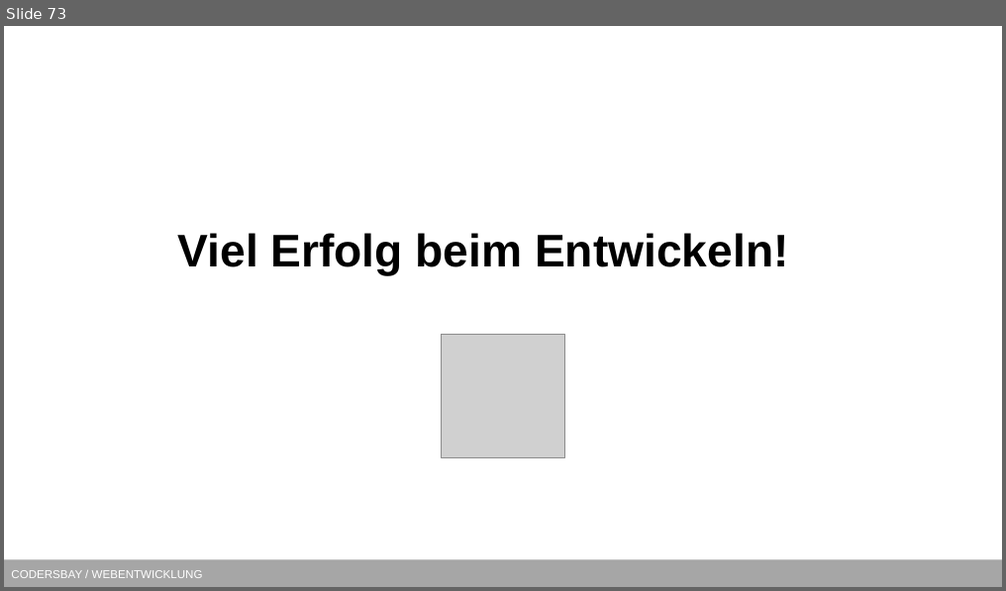
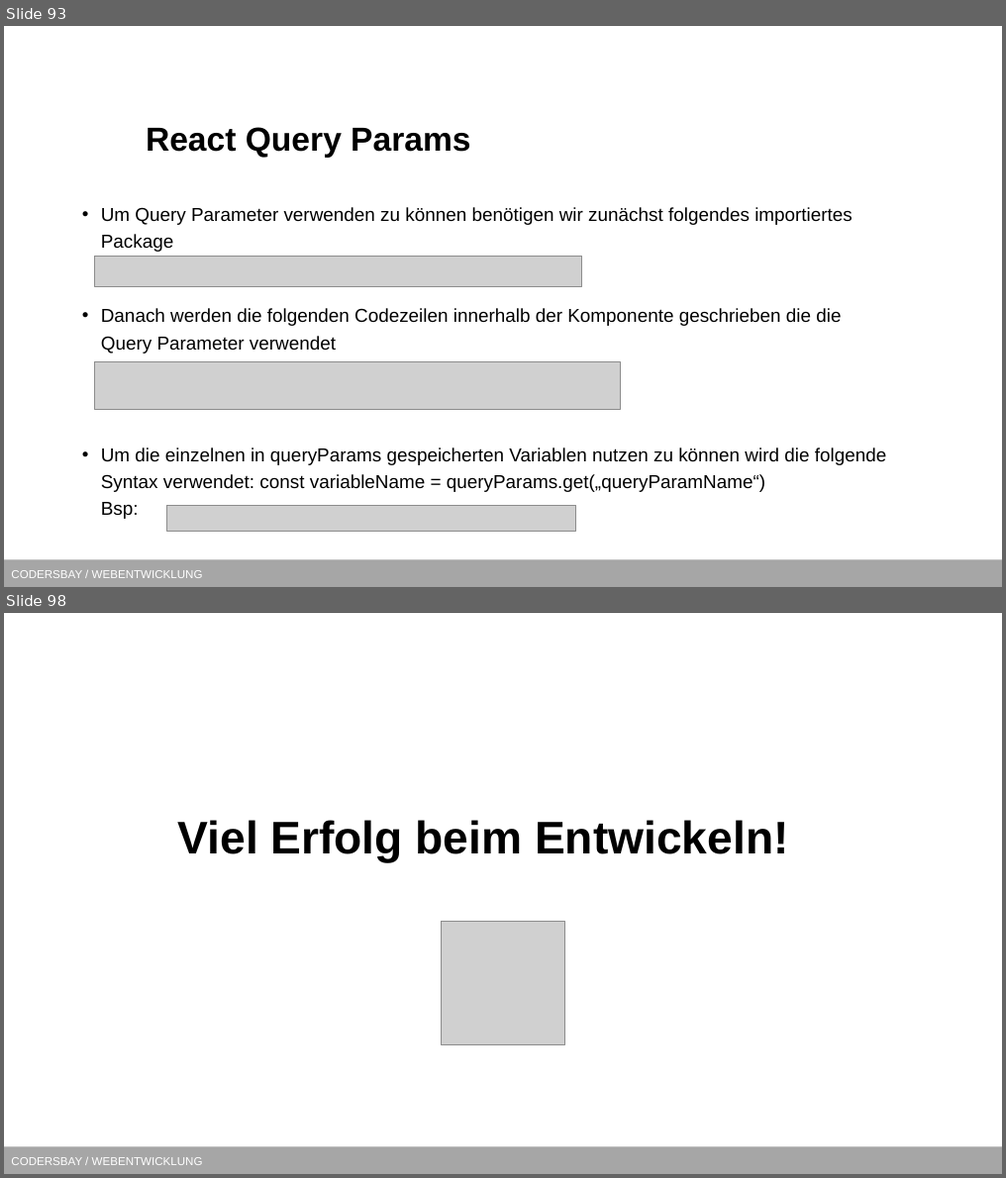
Before and after one commit to kodo89/Webentwicklung_23_24, a slide deck: 9. React/React.pptx. Shown one above the other, each under a label of ours: slide 73 before the commit, slides 93 and 98 after it; the slides between them are not shown. The pictures are 1006x591 and 1006x1178 pixels, drawn with LibreOffice and Linux fonts; fonts in the diff are those of the drawing; grey boxes stand for pictures; background and template pictures are left out. Boxes give left, top, right and bottom in pixels: in the first picture for what was removed or moved away, otherwise in the second. Text is boxed around its words. In the diff, an @@ line names an element or a change of style, - is before the commit and + after.

Commit message:
React Backend & Routing

```diff
--- a/9. React/React.pptx
+++ b/9. React/React.pptx
@@ slide 93 added at [4, 26, 1002, 587], background #FFFFFF; not listed: 1 template element that a slide beside it also shows @@
@@ title added at [146, 127, 470, 158], 32 pt, text #000000, bold @@
+React Query Params
@@ text added at [101, 207, 886, 519], 18 pt, text #000000 @@
+• Um Query Parameter verwenden zu können benötigen wir zunächst folgendes importiertes Package
+• Danach werden die folgenden Codezeilen innerhalb der Komponente geschrieben die die Query Parameter verwendet
+• Um die einzelnen in queryParams gespeicherten Variablen nutzen zu können wird die folgende Syntax verwendet: const variableName = queryParams.get(„queryParamName“)
+  Bsp:
@@ picture added at [94, 256, 582, 285] @@
@@ picture added at [94, 363, 620, 410] @@
@@ picture added at [167, 506, 576, 531] @@
@@ what was slide 73 is now slide 98 @@
```
Also in this commit, not shown: 4 slides changed, 24 other slides added, 12 other files.
